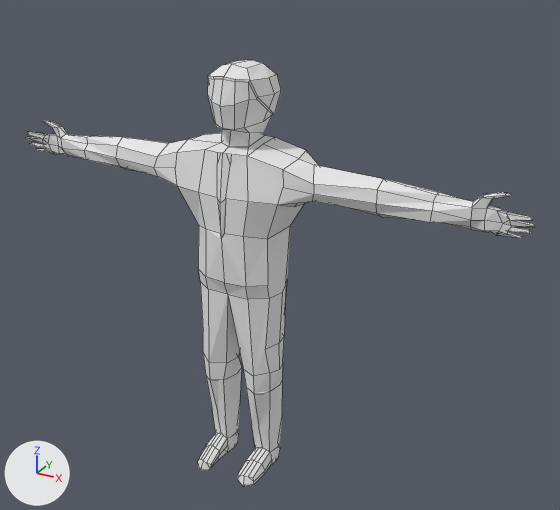
Renders of the Blender file Assets/Models/enemy.blend from each side of a commit.
Before and after are seen from a camera (50 mm lens) standing at (8.09, -12.88, 11.76) and looking at (0.52, 0.89, 4.87). Every picture has the same lights, and +X, +Y and +Z are marked at lower left. Mesh edges are drawn as thin lines.
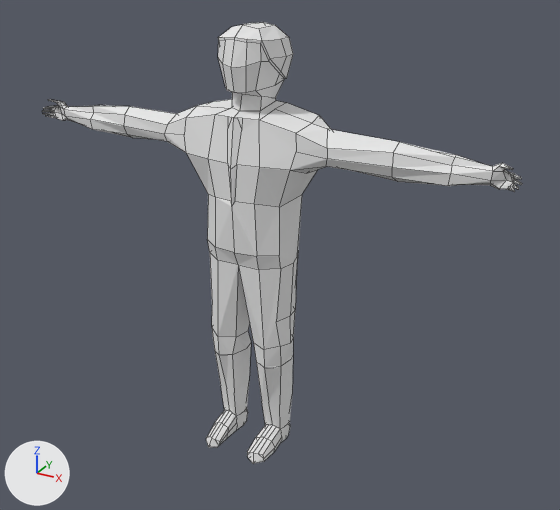
Pixel boxes (x1, y1, x2, y2) of what changed, in the pictures (560 x 510 px; the box of a moved part takes in the faces that stretch with it):
'Cube', reshaped, moved: before (26, 60, 535, 487); after (42, 22, 522, 464)
part 1 of me_cube, moved or reshaped: before (84, 136, 188, 185); after (90, 105, 197, 152)
part 2 of me_cube, built on: before (26, 120, 90, 160); after (42, 99, 97, 129)
part 3 of me_cube, moved or reshaped: before (431, 192, 535, 239); after (448, 155, 522, 192)

The edits, one by one:
me_cube is used by ob_cube; location (-0.23, 0.16, 4.54); rotation (0.0, 0.0, -1.571), in degrees (0, 0, -90).
Verts and faces of me_cube; kept vertices keep their numbers, new ones are numbered from 505.
Before the commit, vertices of me_cube: 36 (-0.22, -3.16, 1.92) at pixel (120, 166), 37 (-0.69, -3.16, 1.92), 38 (-0.18, -3.16, 2.41) at pixel (117, 145), 39 (-0.69, -3.16, 2.41), 153 (-0.42, -3.18, 1.78) at pixel (125, 169).
Before the commit, vertices of me_cube: 154 (-0.42, -3.18, 2.55) at pixel (122, 136), 155 (-0.78, -3.17, 2.14), 156 (-0.12, -3.18, 2.14) at pixel (115, 157), 157 (-0.78, -2.14, 1.92), 158 (-0.82, -2.01, 2.38).
Before the commit, vertices of me_cube: 159 (0.01, -1.89, 2.38) at pixel (157, 156), 160 (-0.03, -1.95, 1.92) at pixel (157, 176), 172 (-0.4, -2.02, 1.85), 173 (0.03, -1.99, 2.14) at pixel (153, 167), 174 (-0.4, -1.87, 2.59) at pixel (168, 143).
Before the commit, vertices of me_cube: 176 (-0.87, -2.15, 2.14).
me_cube had 505 vertices, 405 faces and spanned x -1.24..0.8, y -6.11..6.11, z -5.04..4.51.
me_cube now has 529 vertices, 429 faces and spans x -1.24..0.8, y -5.7..5.53, z -5.04..4.51.
Part 1, on me_cube:
Vertex 36 moves to (-0.23, -3.16, 1.94), pixel (127, 134).
Vertex 37 moves to (-0.67, -3.16, 1.94).
Vertex 38 moves to (-0.2, -3.16, 2.39), pixel (124, 114).
Vertex 39 moves to (-0.67, -3.16, 2.39).
Vertex 153 moves to (-0.43, -3.18, 1.81), pixel (132, 137).
Vertex 154 moves to (-0.43, -3.18, 2.53), pixel (129, 106).
Vertex 155 moves to (-0.76, -3.17, 2.14).
Vertex 156 moves to (-0.15, -3.17, 2.14), pixel (123, 125).
Vertex 157 moves to (-0.71, -2.12, 1.96).
Vertex 158 moves to (-0.74, -2.01, 2.34).
Vertex 159 moves to (-0.06, -1.91, 2.34), pixel (167, 124).
Vertex 160 moves to (-0.1, -1.96, 1.96), pixel (167, 141).
Vertex 172 moves to (-0.4, -2.02, 1.9).
Vertex 173 moves to (-0.05, -1.99, 2.14), pixel (164, 133).
Vertex 174 moves to (-0.4, -1.89, 2.51), pixel (176, 113).
Vertex 176 moves to (-0.79, -2.12, 2.14).
Part 2, on me_cube:
22 vertices are removed from x -0.48..-0.26, y -6.11..-5.42, z 1.81..2.34.
30 faces are deleted.
41 vertices move from x -0.67..-0.29, y -5.69..-4.95, z 1.84..2.67 to x -0.58..-0.3, y -5.57..-5.08, z 1.95..2.44.
46 vertices are added at x -0.49..-0.23, y -5.7..-5.45, z 1.98..2.26.
54 new faces join them.
Part 3, on me_cube:
63 vertices move from x -0.67..-0.26, y 4.95..6.11, z 1.81..2.67 to x -0.6..-0.19, y 4.94..5.53, z 1.93..2.43.
Object 'Cube' (ob_cube) moves from (-0.23, 0.16, 4.54) to (0.05, 0.16, 5.31).
